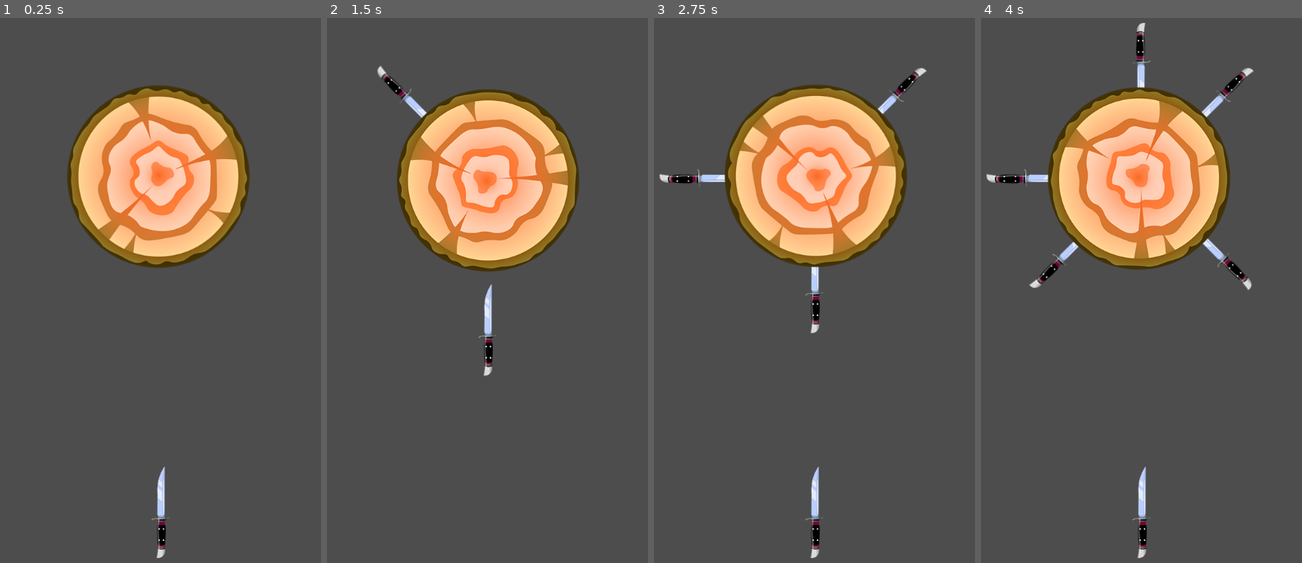
Above: before the commit, frames 1-4 (left to right).
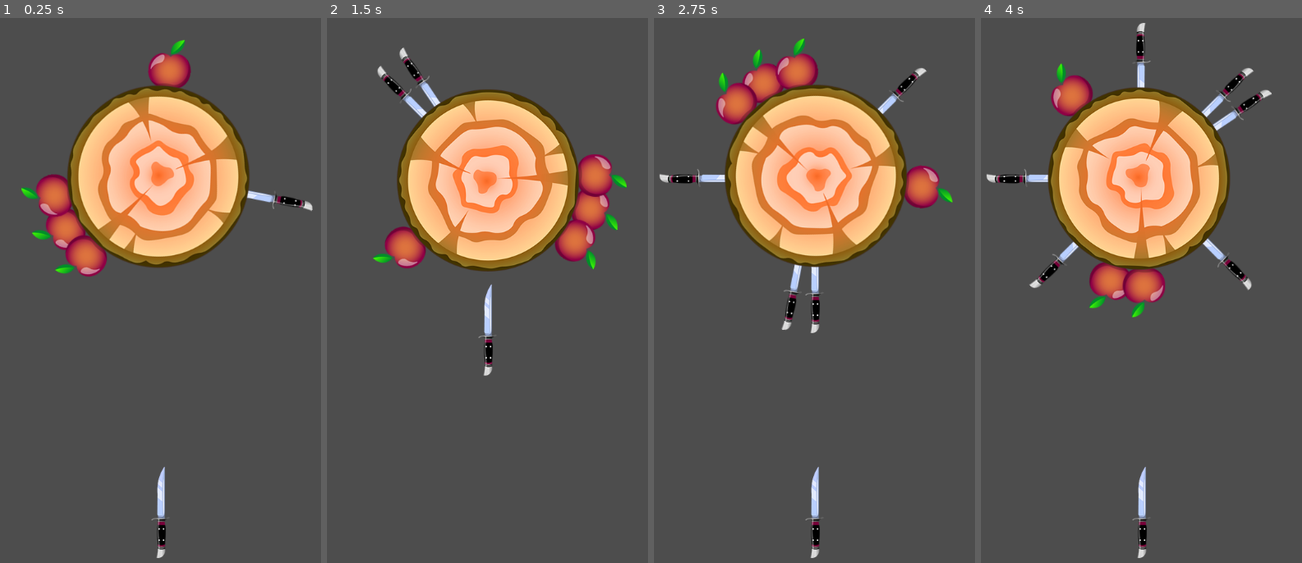
Above: after the commit, the same moments.

Repository: Merkucios/KnifeHit_GD
Game: Godot game, scene res://scenes/game/game.tscn
Same seed, same stepped clock (60 frames per second), same inputs: the game is played once before the commit and once after it.
Inputs (mouse positions are in pixels of both pictures, inside the frame that each line leads up to):
- Up to frame 1 (0.25 s): no input
- Up to frame 2 (1.5 s): move the mouse to (583, 236) at 0.52 s; click (583, 236) at 0.67 s; move the mouse to (400, 301) at 1.27 s; click (400, 301) at 1.42 s
- Up to frame 3 (2.75 s): move the mouse to (859, 127) at 2.02 s; click (859, 127) at 2.17 s
- Up to frame 4 (4 s): move the mouse to (1119, 399) at 2.77 s; click (1119, 399) at 2.92 s; move the mouse to (1273, 366) at 3.52 s; click (1273, 366) at 3.67 s

The runs differ from the first frame. In frame 1, 3.2% of the frame differs, in the area x 6-98%, y 4-48%; in frame 2, 3.2%; in frame 3, 3.2%, in the area x 19-94%, y 3-58%; in frame 4, 2.5%.
Error before the commit: Invalid call. Nonexistent function 'instance' in base 'PackedScene'. (res://elements/targets/target/target.gd:52)

Commit message:
Lesson 4 Отбрасывание ножей при попадании в другой нож 🗡️

Diff:
--- a/elements/knife/knife.gd
+++ b/elements/knife/knife.gd
@@ -1,22 +1,52 @@
 extends CharacterBody2D
 
-# Переменная, указывающая, летит ли нож в данный момент
-var is_flying = false
+enum State {
+	IDLE, # Начальное состояние
+	FLY_TO_TARGET, # Полет к цели
+	FLY_AWAY # Улет от цели
+}
+
+# Изначальное состояние
+var state = State.IDLE
 
 # Скорость полета ножа
 var speed = 4500.0
 
+# Вектор отбрасывания ножа
+var fly_away_direction = Vector2.DOWN
+# Скорость полета отброшенного ножа
+var fly_away_speed = 1000.0
+# Скорость вращения отброшенного ножа
+var fly_away_rotation_speed = 1500.0
+# Отклонение отброшенного ножа
+var fly_away_deviation = PI / 8.0
+
 func _physics_process(delta : float):
-	if is_flying:
-		# Перемещаем нож вверх с заданной скоростью
-		var collision = move_and_collide(speed * delta * Vector2.UP)
-		if collision:
+	match state:
+		State.FLY_TO_TARGET:
+			# Перемещаем нож вверх с заданной скоростью
+			var collision = move_and_collide(speed * delta * Vector2.UP)
+			if collision:
 			# Если произошло столкновение, обрабатываем его
-			handle_collision(collision)
+				handle_collision(collision)
+		State.FLY_AWAY:
+			global_position += fly_away_direction * fly_away_speed * delta
+			rotation += fly_away_rotation_speed * delta
+			return
+
+# Изменяем состояние ножа
+func change_state(new_state : State):
+	state = new_state
 
 # Начинаем полет ножа
 func throw():
-	is_flying = true
+	change_state(State.FLY_TO_TARGET)
+
+# Отбрасывание ножа при попадании в другой нож
+func throw_away(direction : Vector2):
+	var direction_deviation = Globals.rng.randf_range(-fly_away_deviation, fly_away_deviation)
+	fly_away_direction = direction.rotated(direction_deviation)
+	change_state(State.FLY_AWAY)
 
 func handle_collision(collision : KinematicCollision2D):
 	var collider = collision.get_collider()
@@ -24,7 +54,9 @@
 		# Если столкнулись с целью, добавляем нож к цели
 		add_knife_to_target(collider)
 		 # Прекращаем полет ножа
-		is_flying = false
+		change_state(State.IDLE)
+	else:
+		throw_away(collision.get_normal())
 
 func add_knife_to_target(target : Target):
 	# Удаляем нож из родительского узла
--- a/elements/targets/target/target.gd
+++ b/elements/targets/target/target.gd
@@ -49,7 +49,7 @@
 			return
 		occupied_rotations.append(pivot_rotation)
 		# Создание экземпляра сцены ножа и его позиционирование
-		var knife = knife_scene.instance()
+		var knife = knife_scene.instantiate()
 		knife.position = KNIFE_POSITION
 		# Прикрепление ножа к цели с сгенерированным поворотом
 		add_object_with_pivot(knife, pivot_rotation)
@@ -61,7 +61,7 @@
 			return
 		occupied_rotations.append(pivot_rotation)
 		# Создание экземпляра сцены яблока и его позиционирование
-		var apple = apple_scene.instance()
+		var apple = apple_scene.instantiate()
 		apple.position = APPLE_POSITION
 		# Прикрепление яблока к цели с сгенерированным поворотом
 		add_object_with_pivot(apple, pivot_rotation)
